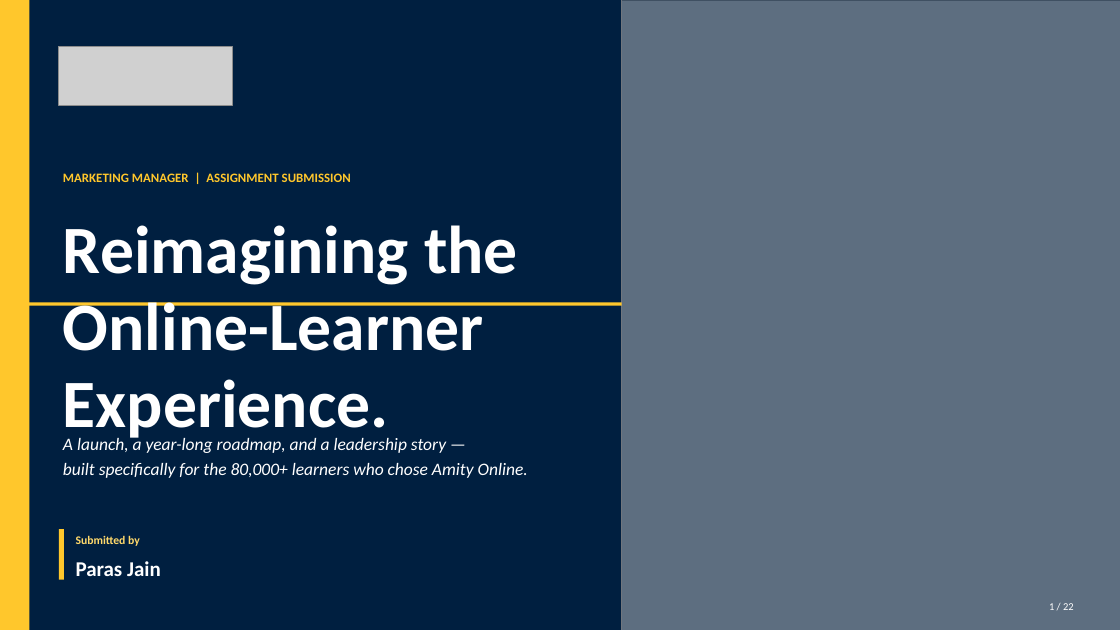
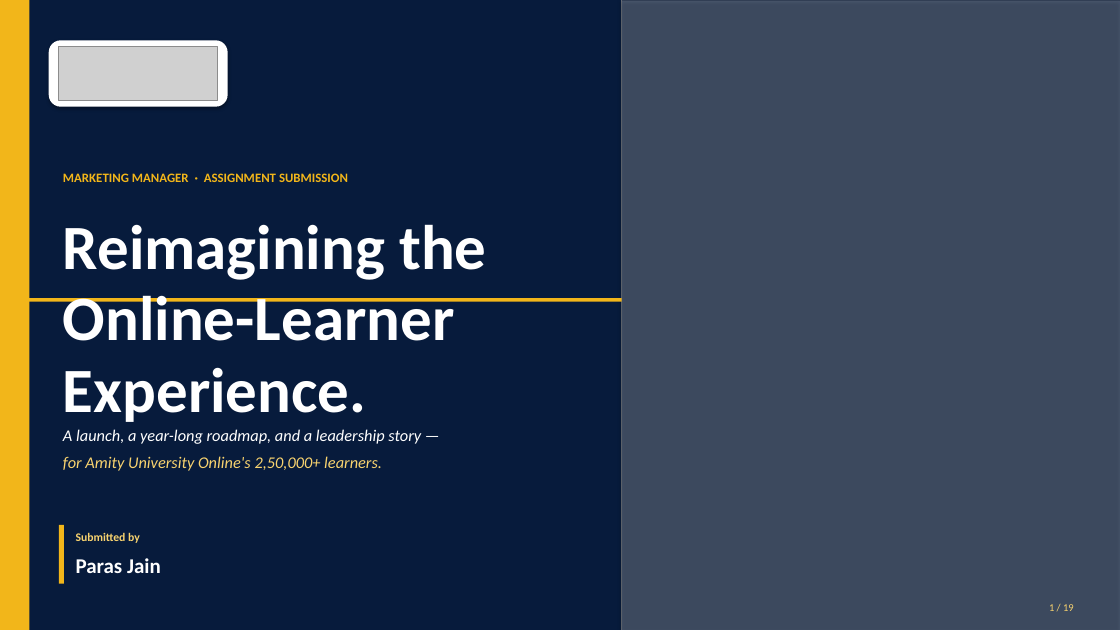
Before and after one commit to parasjain10/amity-marketing-manager-assignment, a slide deck: slide 1 of Amity_Online_Marketing_Manager_Assignment_Paras_Jain.pptx. Drawn at 1120x630 pixels with LibreOffice and Linux fonts; fonts in the diff are those of the drawing; grey boxes stand for pictures. Boxes give left, top, right and bottom in pixels: in the first picture for what was removed or moved away, otherwise in the second. Text is boxed around its words. In the diff, an @@ line names an element or a change of style, - is before the commit and + after.

Commit message:
Rewrite deck for realism, verifiable facts, and phased <=Rs1cr asks
Major changes after author review:
- Replace logo with the official Amity University Online lockup. On dark
  backgrounds the logo sits on a white rounded plate so the navy text
  remains legible.
- Update learner count from 80,000+ to 2,50,000+ (current official figure
  on amityonline.com).
- Remove fabricated industry statistics and citations (ProductGrowth.in,
  mbaken.com, edinindia.com, Mailmodo benchmark, US 28% retention pilot).
  Where a number stays, it is now labelled "modelled, to be validated".
- Remove name-dropped hiring partners and celebrity speakers we cannot
  guarantee. Replace with "select hiring partners" / "in-house faculty".
- Replace fictional employee "Aastha Sehgal" in launch email with the
  Amity Online Marketing team. LinkedIn post stays signed by Mr. Ajit
  Chauhan, who is the actual Chairman of Amity University Online.
- Reframe the leadership ask. Original asked for one big budget; now
  three phases, each <= Rs 1 crore, each gated on prior outcomes:
    - Phase 1 (days 0-90, <=Rs 85L): diagnose + small pilots
    - Phase 2 (months 4-9, <=Rs 95L): scale what worked
    - Phase 3 (months 10-12, <=Rs 90L): institutionalise
  Total ~Rs 2.7 cr, never asked together.
- Shrink Amity Ignite from 4 batches/year * 400 learners to a Cohort 0
  pilot: 1 day, 100 learners, on the existing Noida campus, no flights,
  no embroidered jackets, no celebrity speakers. ~Rs 35L pilot cost.
- Add a Plain-English Glossary card on the approach slide. Every
  acronym in the deck is defined in one place (CAC, LTV, NPS, KPI,
  LMS, AMA, MAU, MQL).
- Name the marketing frameworks I am using on the approach slide:
  Jobs-to-be-Done, AARRR funnel, 70-20-10 budget rule, North Star
  Metric (Active Learner Score), Sean Ellis 'Aha Moment'.
- Tighten brochure from 12 to 8 pages. Drop physical mailing of jacket
  buttons; physical print only at on-campus events. Costed at ~Rs 35
  per brochure.
- Each of the five new initiatives (Onboard 7-Day Sprint, Ignite Cohort
  0, Champions, Cohort Circles, Capstone-to-Career) now carries cost in
  lakhs, KPI, owner, and a kill-criterion.
- Combine community + advocacy + referrals into one connected slide.
- Plain language throughout (target: a class-11 student can follow
  every slide without prior marketing context).

```diff
--- a/Amity_Online_Marketing_Manager_Assignment_Paras_Jain.pptx
+++ b/Amity_Online_Marketing_Manager_Assignment_Paras_Jain.pptx
@@ rectangle at <box>0,0,1120,630</box>: fill #001F40 to #071B3C @@
@@ rectangle at <box>622,0,1120,630</box>: fill #001F40 at 55% opacity to #071B3C at 65% opacity; shadow on @@
@@ rounded rectangle added at <box>49,40,228,107</box>, fill #FFFFFF @@
@@ picture: place and size @@
-picture at <box>59,46,233,105</box>
+picture at <box>59,46,218,101</box>
@@ text at <box>63,173,348,182</box>: text changed; text colour #FFC72C to #F2B61A @@
-MARKETING MANAGER | ASSIGNMENT SUBMISSION
+MARKETING MANAGER · ASSIGNMENT SUBMISSION
@@ text "Reimagining the" at <box>63,224,486,422</box>: size 58 to 54 pt @@
@@ rectangle: place and size @@
-rectangle at <box>0,302,622,306</box>
+rectangle at <box>0,298,622,302</box>
@@ text "A launch, a year-long roadmap, ...": place and size @@
-text "A launch, a year-long roadmap, ..." at <box>63,436,446,453</box>
+text "A launch, a year-long roadmap, ..." at <box>63,429,421,444</box>
@@ text "A launch, a year-long roadmap, ..." at <box>63,429,421,444</box>: size 15 to 14 pt; line spacing 1.15 to 1.2 @@
@@ text at <box>63,456,382,471</box>: text changed; size 15 to 14 pt; text colour #FFFFFF to #F8D36F @@
-built specifically for the 80,000+ learners who chose Amity Online.
+for Amity University Online's 2,50,000+ learners.
@@ fill #FFC72C to #F2B61A in 3 elements at <box>0,0,29,630</box>, <box>0,298,622,302</box>, <box>59,525,64,584</box> @@
@@ rectangle: place and size @@
-rectangle at <box>59,529,64,580</box>
+rectangle at <box>59,525,64,584</box>
@@ text "Submitted by" at <box>76,532,140,543</box>: text colour #FFD96B to #F8D36F; line spacing 1.15 to 1.2 @@
@@ text "Paras Jain" at <box>76,558,161,573</box>: line spacing 1.15 to 1.2 @@
@@ text at <box>1049,604,1074,611</box>: text changed; text colour #FFFFFF to #F8D36F @@
-1 / 22
+1 / 19
```
Also in this commit, not shown: 11 other slides changed, 7 slides added, 10 slides removed.
